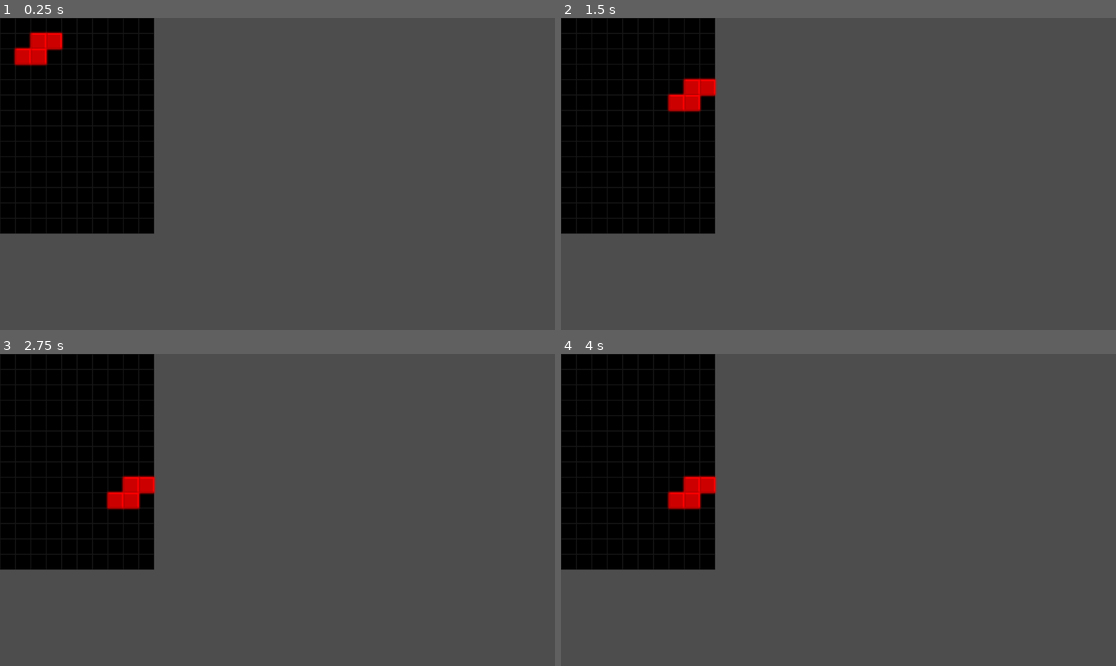
Above: before the commit, frames 1-4 (two rows, left to right).
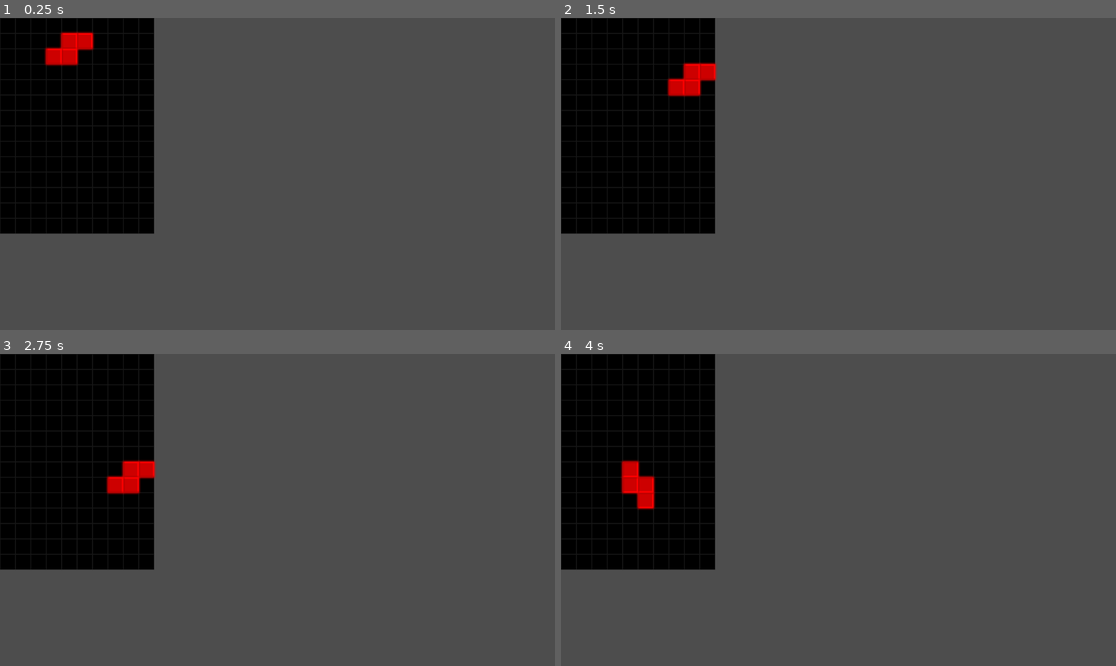
Above: after the commit, the same moments.

Repository: khuongduy354/tetrisandroid
Game: Godot game, scene res://Game.tscn
The game is run twice, just before and just after one commit, with the same random seed, the same clock (stepped at 60 frames per second) and the same inputs.
Inputs:
- Up to frame 1 (0.25 s): no input
- Up to frame 2 (1.5 s): tap Enter at 0.5 s; hold Right (ui_right) 0.53-1.28 s; hold Down (ui_down) from 1.28 s (still down)
- Up to frame 3 (2.75 s): release Down (ui_down) at 2.03 s; hold Right (ui_right) from 2.03 s (still down)
- Up to frame 4 (4 s): tap Space at 2.75 s; release Right (ui_right) at 2.78 s; hold Up (ui_up) 2.78-3.53 s; tap Enter at 3.5 s; hold Left (ui_left) from 3.53 s (still down)

The runs differ from the first frame. In frame 1, 1.3% of the frame differs, in the area x 2-18%, y 4-16%; in frame 2, 1.0%; in frame 3, 1.0%; in frame 4, 1.4%, in the area x 10-29%, y 34-50%.
Error before the commit: Invalid call. Nonexistent function 'check_tile_colliding_rotation' in base 'Node (Global.gd)'. (res://Block/tetris_block.gd:67)

Commit message:
feat: working rotation

Diff:
--- a/Block/j_block.tscn
+++ b/Block/j_block.tscn
@@ -5,14 +5,16 @@
 
 [node name="JBlock" instance=ExtResource("1_1udst")]
 
+[node name="BlockTiles" parent="." index="2"]
+position = Vector2(16, 16)
+
 [node name="Blocktile" parent="BlockTiles" index="0" instance=ExtResource("2_h4a21")]
-position = Vector2(-16, 16)
+position = Vector2(-32, 0)
 
 [node name="Blocktile2" parent="BlockTiles" index="1" instance=ExtResource("2_h4a21")]
-position = Vector2(16, 16)
 
 [node name="Blocktile3" parent="BlockTiles" index="2" instance=ExtResource("2_h4a21")]
-position = Vector2(48, 16)
+position = Vector2(32, 0)
 
 [node name="Blocktile4" parent="BlockTiles" index="3" instance=ExtResource("2_h4a21")]
-position = Vector2(-16, -16)
+position = Vector2(-32, -32)
--- a/Block/l_block.tscn
+++ b/Block/l_block.tscn
@@ -5,14 +5,16 @@
 
 [node name="LBlock" instance=ExtResource("1_uo8t3")]
 
+[node name="BlockTiles" parent="." index="2"]
+position = Vector2(16, 16)
+
 [node name="Blocktile" parent="BlockTiles" index="0" instance=ExtResource("2_xceg0")]
-position = Vector2(-16, 16)
+position = Vector2(-32, 0)
 
 [node name="Blocktile2" parent="BlockTiles" index="1" instance=ExtResource("2_xceg0")]
-position = Vector2(16, 16)
 
 [node name="Blocktile3" parent="BlockTiles" index="2" instance=ExtResource("2_xceg0")]
-position = Vector2(48, 16)
+position = Vector2(32, 0)
 
 [node name="Blocktile4" parent="BlockTiles" index="3" instance=ExtResource("2_xceg0")]
-position = Vector2(48, -16)
+position = Vector2(32, -32)
--- a/Block/s_block.tscn
+++ b/Block/s_block.tscn
@@ -5,14 +5,16 @@
 
 [node name="SBlock" instance=ExtResource("1_0avbk")]
 
+[node name="BlockTiles" parent="." index="2"]
+position = Vector2(16, 16)
+
 [node name="Blocktile" parent="BlockTiles" index="0" instance=ExtResource("2_3a336")]
-position = Vector2(-16, 16)
+position = Vector2(-32, 0)
 
 [node name="Blocktile2" parent="BlockTiles" index="1" instance=ExtResource("2_3a336")]
-position = Vector2(16, 16)
 
 [node name="Blocktile3" parent="BlockTiles" index="2" instance=ExtResource("2_3a336")]
-position = Vector2(16, -16)
+position = Vector2(0, -32)
 
 [node name="Blocktile4" parent="BlockTiles" index="3" instance=ExtResource("2_3a336")]
-position = Vector2(48, -16)
+position = Vector2(32, -32)
--- a/Block/t_block.tscn
+++ b/Block/t_block.tscn
@@ -5,14 +5,16 @@
 
 [node name="TBlock" instance=ExtResource("1_aq0qp")]
 
+[node name="BlockTiles" parent="." index="2"]
+position = Vector2(16, 16)
+
 [node name="Blocktile" parent="BlockTiles" index="0" instance=ExtResource("2_duqrg")]
-position = Vector2(-16, 16)
+position = Vector2(-32, 0)
 
 [node name="Blocktile2" parent="BlockTiles" index="1" instance=ExtResource("2_duqrg")]
-position = Vector2(16, 16)
 
 [node name="Blocktile3" parent="BlockTiles" index="2" instance=ExtResource("2_duqrg")]
-position = Vector2(48, 16)
+position = Vector2(32, 0)
 
 [node name="Blocktile4" parent="BlockTiles" index="3" instance=ExtResource("2_duqrg")]
-position = Vector2(16, -16)
+position = Vector2(0, -32)
--- a/Block/tetris_block.gd
+++ b/Block/tetris_block.gd
@@ -64,12 +64,14 @@
 
 func rotate_block():
 	rotating = true
-	Global.check_tile_colliding_rotation($BlockTiles,90)
-	for child in $BlockTiles.get_children():
-		var pos = Global.map_to_board(child.global_position)
+
+	board.check_tile_colliding_rotation($BlockTiles,90)
+
 	rotating = false
 
-
+func print_tiles():
+	for tile in $BlockTiles.get_children():
+		print(board.map_to_board(tile.global_position))
 func _physics_process(delta):
 	if still or rotating:
 		return
@@ -77,7 +79,7 @@
 		if $down_cooldown.is_stopped():
 			down()
 			$down_timer.stop()
-			$down_timer.start()
+#			$down_timer.start()
 			$down_cooldown.start()
 	if Input.is_action_just_pressed("ui_up"):
 		if !rotating:
@@ -85,6 +87,7 @@
 	if Input.is_action_pressed("ui_left"):
 		if $down_cooldown.is_stopped() :
 			left()
+			print_tiles()
 			$down_cooldown.start()
 	if Input.is_action_pressed("ui_right"):
 		if $down_cooldown.is_stopped():
@@ -95,4 +98,4 @@
 func _on_down_timer_timeout():
 	if still or rotating:
 		return
-	down()
+#	down()
--- a/Block/z_block.tscn
+++ b/Block/z_block.tscn
@@ -5,14 +5,16 @@
 
 [node name="ZBlock" instance=ExtResource("1_tt4lr")]
 
+[node name="BlockTiles" parent="." index="2"]
+position = Vector2(16, 16)
+
 [node name="Blocktile" parent="BlockTiles" index="0" instance=ExtResource("2_pqgyb")]
-position = Vector2(-16, 16)
 
 [node name="Blocktile2" parent="BlockTiles" index="1" instance=ExtResource("2_pqgyb")]
-position = Vector2(16, 16)
+position = Vector2(32, 0)
 
 [node name="Blocktile3" parent="BlockTiles" index="2" instance=ExtResource("2_pqgyb")]
-position = Vector2(-48, -16)
+position = Vector2(-32, -32)
 
 [node name="Blocktile4" parent="BlockTiles" index="3" instance=ExtResource("2_pqgyb")]
-position = Vector2(-16, -16)
+position = Vector2(0, -32)
--- a/Board/tetris_board.gd
+++ b/Board/tetris_board.gd
@@ -7,34 +7,65 @@
 var board_height = board_rows * Global.CELL_SIZE
 var still_tiles = []
 
+
 func map_to_board(coor:Vector2):
+	coor-=global_position
 	var board_pos = (coor-Vector2(Global.HALF_CELLSIZE, Global.HALF_CELLSIZE))/Global.CELL_SIZE
-	return Vector2(floor(board_pos.x),floor(board_pos.y))
+	print("nofloor",board_pos)
+	return Vector2(int(board_pos.x),int(board_pos.y))
 
 func map_to_world(coor:Vector2):
 	var world_pos = coor * Global.CELL_SIZE+Vector2(Global.HALF_CELLSIZE,Global.HALF_CELLSIZE)
-	return world_pos
+	return world_pos+global_position
 
 func _ready():
 	draw_board()
 	spawn_block()
 	Events.connect("to_still",Callable(self,"_on_to_still"))
-
+func is_border(test_pos):
+	if test_pos.y >= board_rows or test_pos.x < 0 or test_pos.x >= board_cols:
+		return true
+	return false
 func check_colliding(tile,additional_pos):
 	var test_pos = map_to_board(tile.global_position)+additional_pos
 
 	# check border
-	if test_pos.y >= board_rows or test_pos.x < 0 or test_pos.x >= board_cols:
+	if is_border(test_pos):
 		return true
+
 	for still_tile in still_tiles:
 		var still_pos = map_to_board(still_tile.global_position)
 		if still_pos == test_pos:
 			return true
+
 	return false
+var rotated_pos=[]
+func tile_in_list(tile):
+	var pos = map_to_board(tile.global_position )
+	for still_tile in still_tiles:
+		var still_pos = map_to_board(still_tile.global_position)
+		if still_pos == pos:
+			return true
+	return false
+func check_tile_colliding_rotation(blocktiles,deg):
+#	blocktiles.rotate(deg_to_rad(deg))
+	blocktiles.rotation_degrees+=90
 
+#	blocktiles.rotation_degrees=fmod(blocktiles.rotation_degrees,360)
+	for tile in blocktiles.get_children():
+		# check border
+		var test_pos = map_to_board(tile.global_position)
+
+
+		# check collide rotation
+		if tile_in_list(tile) or is_border(test_pos):
+			blocktiles.rotation_degrees-=90
+			return true
+	return false
 func _on_to_still(tiles):
 	for tile in tiles.get_children():
 		still_tiles.push_back(tile)
+		print("still:",map_to_board(tile.global_position))
 	spawn_block()
 func spawn_block():
 	var i = randi()%7
--- a/Board/tetris_board.tscn
+++ b/Board/tetris_board.tscn
@@ -6,4 +6,4 @@
 script = ExtResource("1_yvwea")
 
 [node name="spawn_pos" type="Marker2D" parent="."]
-position = Vector2(64, 64)
+position = Vector2(128, 64)
--- a/Global.gd
+++ b/Global.gd
@@ -1,3 +1,3 @@
 extends Node
 @export var CELL_SIZE = 32
-var HALF_CELLSIZE = CELL_SIZE/2
+var HALF_CELLSIZE = 16
